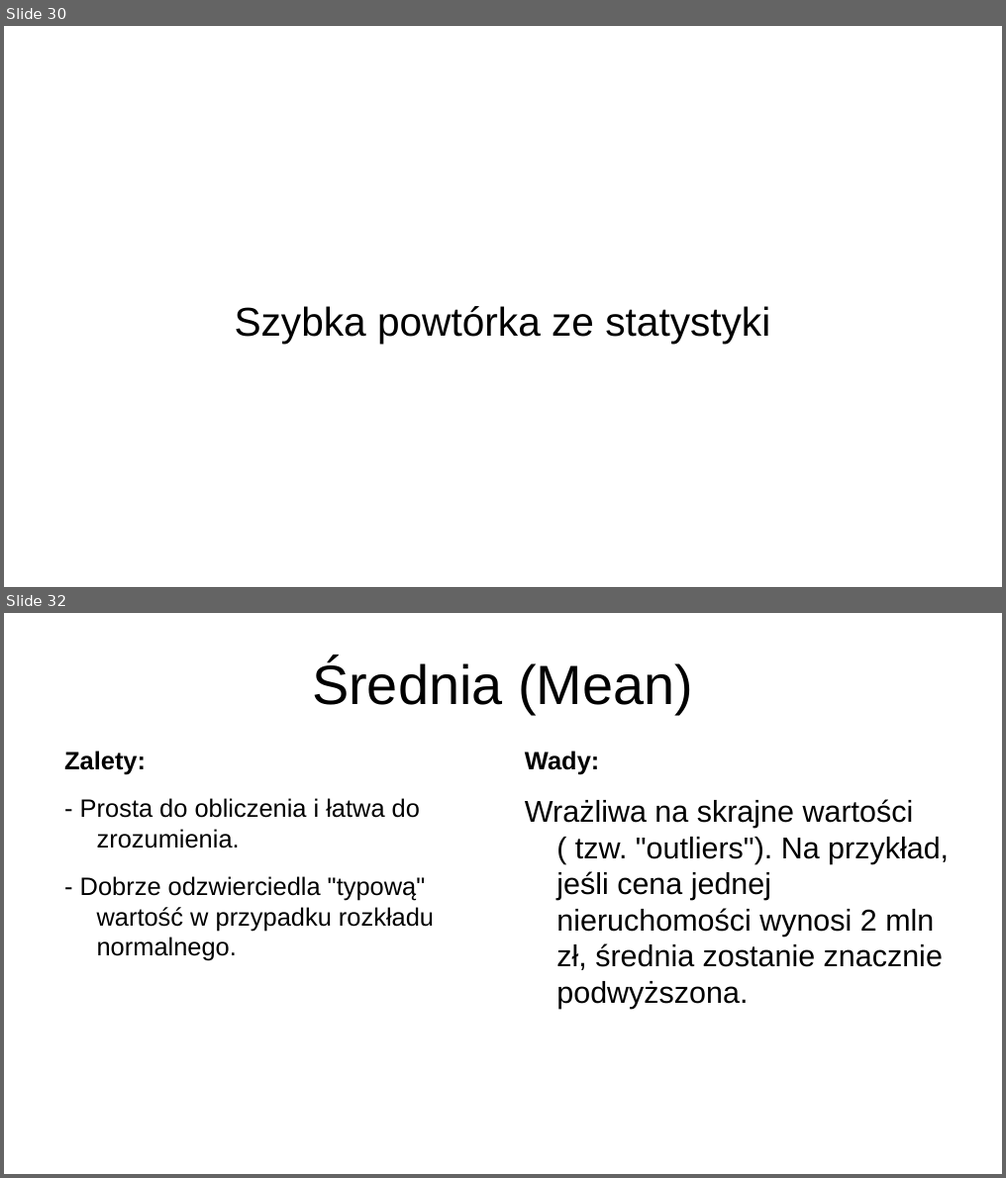
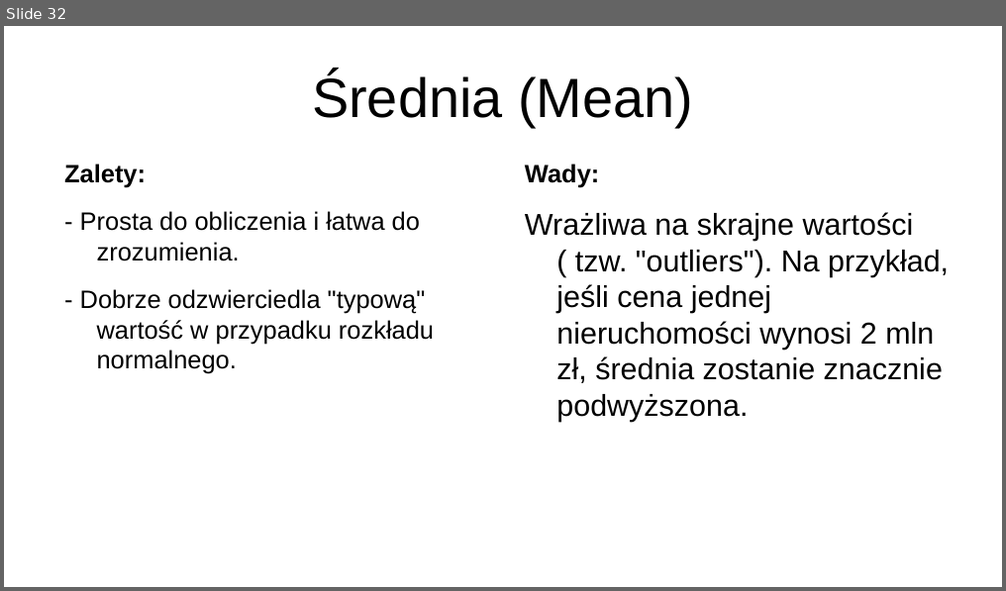
Before and after one commit to jkb-mchlk/jkb-mchlk, a slide deck: szkolenie.pptx. Shown one above the other, each under a label of ours: slides 30 and 32 before the commit, slide 32 after it; the slides between them are not shown. The pictures are 1006x1178 and 1006x591 pixels, drawn with LibreOffice and Linux fonts; fonts in the diff are those of the drawing. Boxes give left, top, right and bottom in pixels: in the first picture for what was removed or moved away, otherwise in the second. Text is boxed around its words. In the diff, an @@ line names an element or a change of style, - is before the commit and + after.

```diff
--- a/szkolenie.pptx
+++ b/szkolenie.pptx
@@ slide 30 removed at bbox=[4, 26, 1002, 587], background #FFFFFF @@
@@ subtitle removed at bbox=[235, 306, 770, 343] @@
-Szybka powtórka ze statystyki
```
Also in this commit, not shown: 4 slides changed, 19 slides added, 1 other file.
